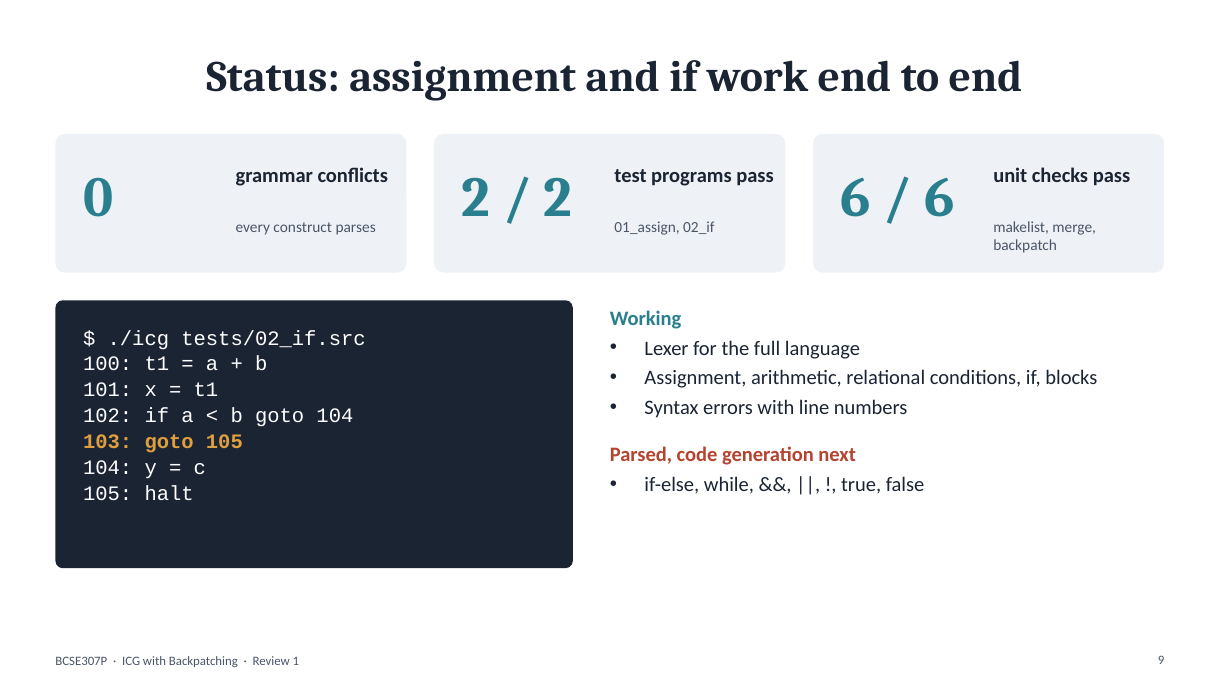
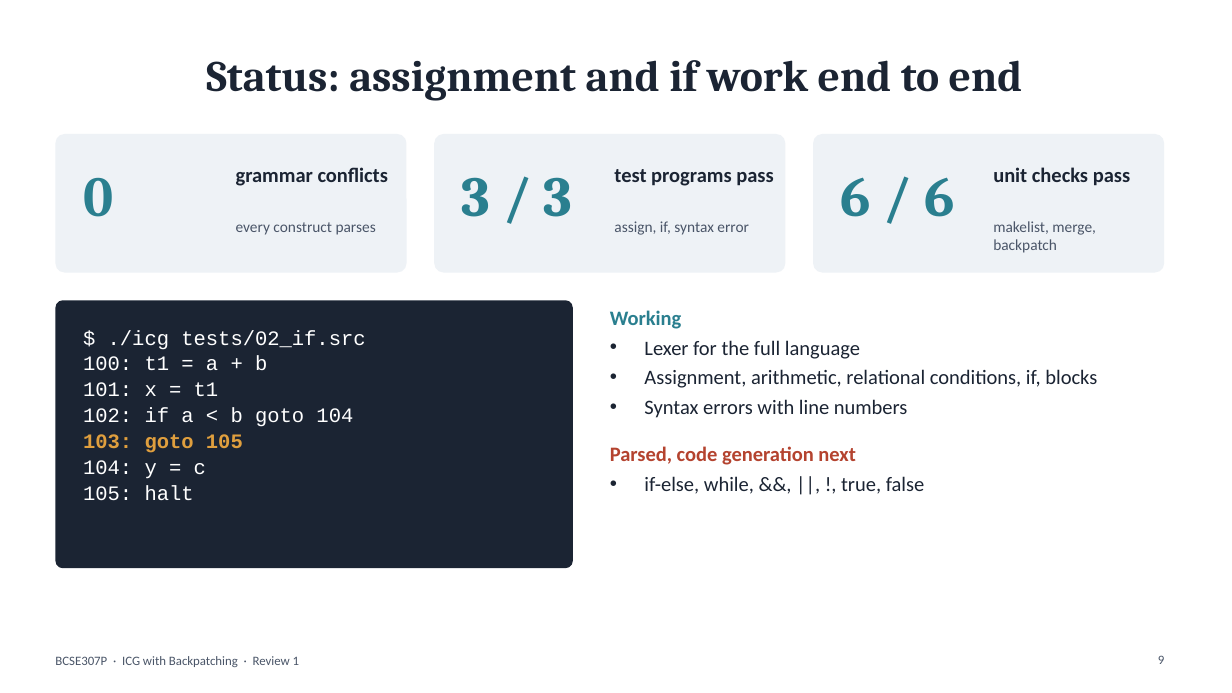
Before and after one commit to Prithvi8706/ICG, a slide deck: slide 9 of docs/review1.pptx. Drawn at 1232x693 pixels with LibreOffice and Linux fonts; fonts in the diff are those of the drawing. Boxes give left, top, right and bottom in pixels: in the first picture for what was removed or moved away, otherwise in the second. Text is boxed around its words. In the diff, an @@ line names an element or a change of style, - is before the commit and + after.

Commit message:
Update Review 1 slides with 3 of 3 tests passing

```diff
--- a/docs/review1.pptx
+++ b/docs/review1.pptx
@@ text at (462,177,573,217): text changed @@
-2 / 2
+3 / 3
@@ text at (614,221,749,235): text changed @@
-01_assign, 02_if
+assign, if, syntax error
```
